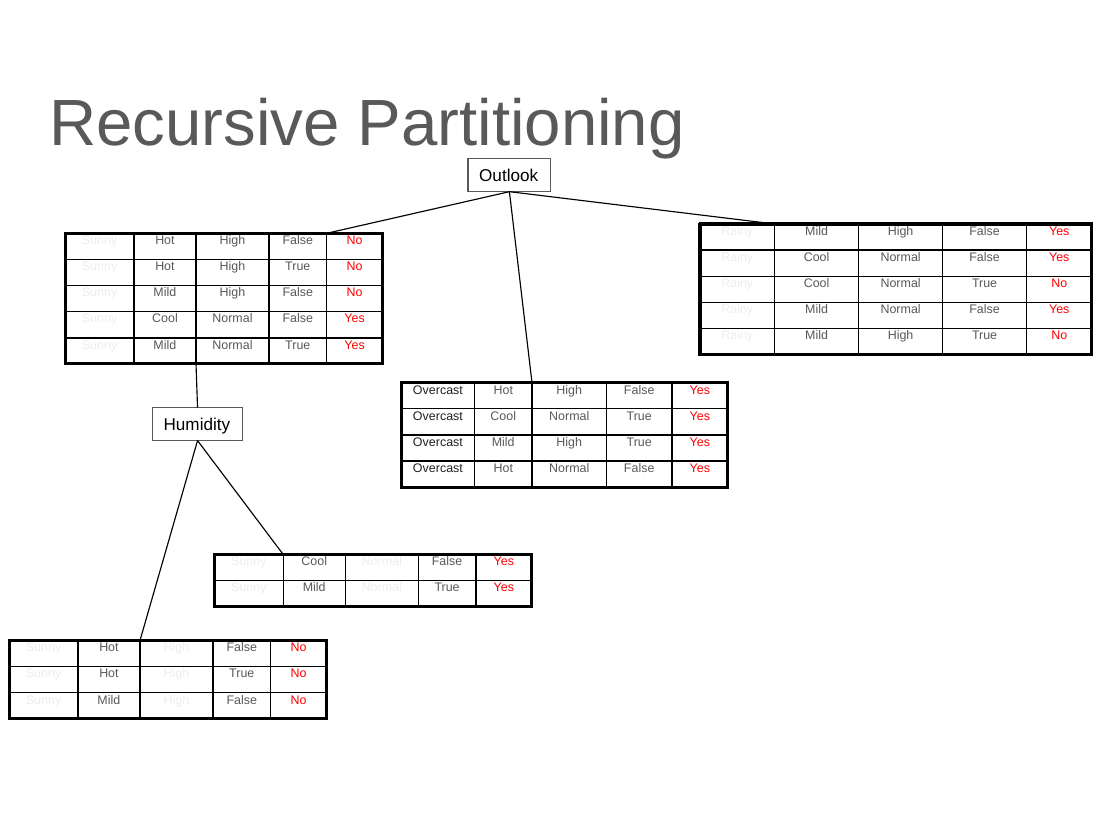
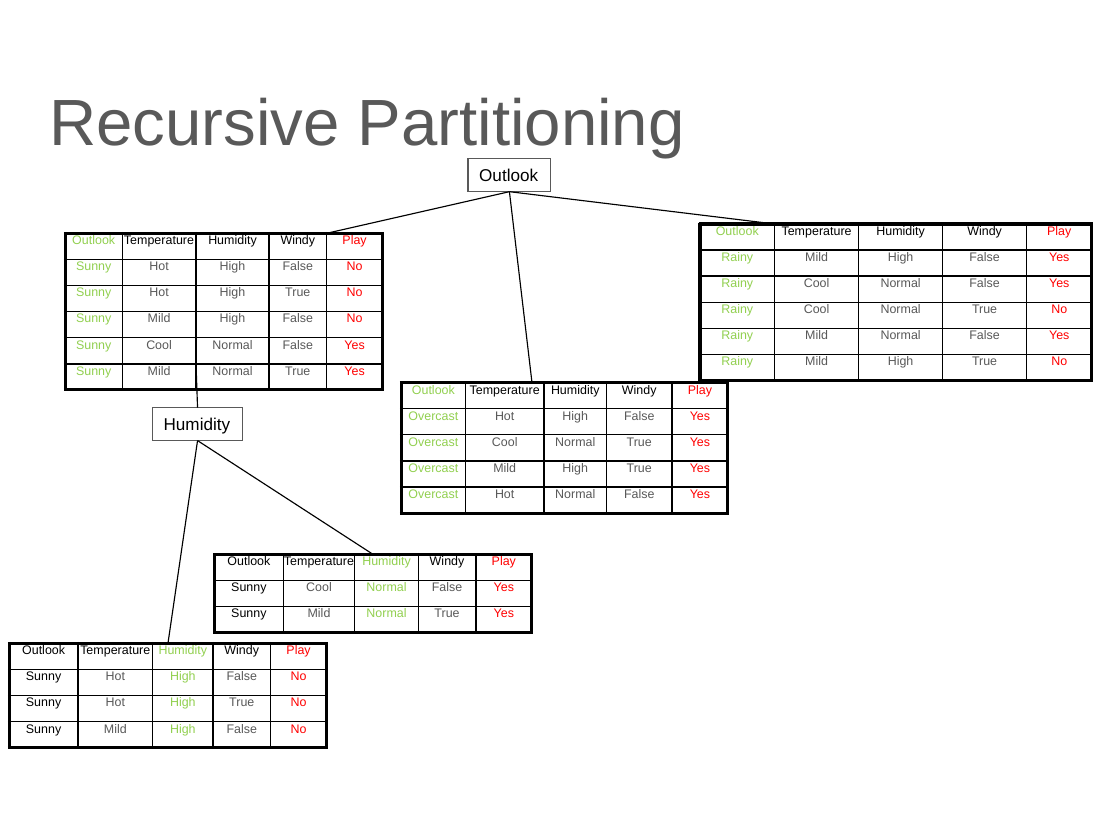
Before and after one commit to lutzhamel/CSC310, a slide deck: slide 23 of notes/06-machine-learning-basics-1.pptx (slide 24 before the commit). Drawn at 1120x840 pixels with LibreOffice and Linux fonts; fonts in the diff are those of the drawing. Boxes give left, top, right and bottom in pixels: in the first picture for what was removed or moved away, otherwise in the second. Text is boxed around its words. In the diff, an @@ line names an element or a change of style, - is before the commit and + after.

```diff
--- a/notes/06-machine-learning-basics-1.pptx
+++ b/notes/06-machine-learning-basics-1.pptx
@@ table at (x1=65, y1=233, x2=382, y2=390) @@
+row 1: Outlook | Temperature | Humidity | Windy | Play
@@ table at (x1=700, y1=224, x2=1092, y2=381) @@
+row 1: Outlook | Temperature | Humidity | Windy | Play
@@ table at (x1=401, y1=383, x2=727, y2=514) @@
+row 1: Outlook | Temperature | Humidity | Windy | Play
@@ line moved from (197, 440) - (140, 641) to (197, 440) - (168, 643) @@
@@ line moved from (197, 440) - (283, 554) to (197, 440) - (373, 554) @@
@@ table at (x1=215, y1=554, x2=532, y2=633) @@
+row 1: Outlook | Temperature | Humidity | Windy | Play
@@ table at (x1=9, y1=643, x2=326, y2=747) @@
+row 1: Outlook | Temperature | Humidity | Windy | Play
```
Also in this commit, not shown: 3 other slides changed, 2 slides added, 3 slides removed, 10 other files.
